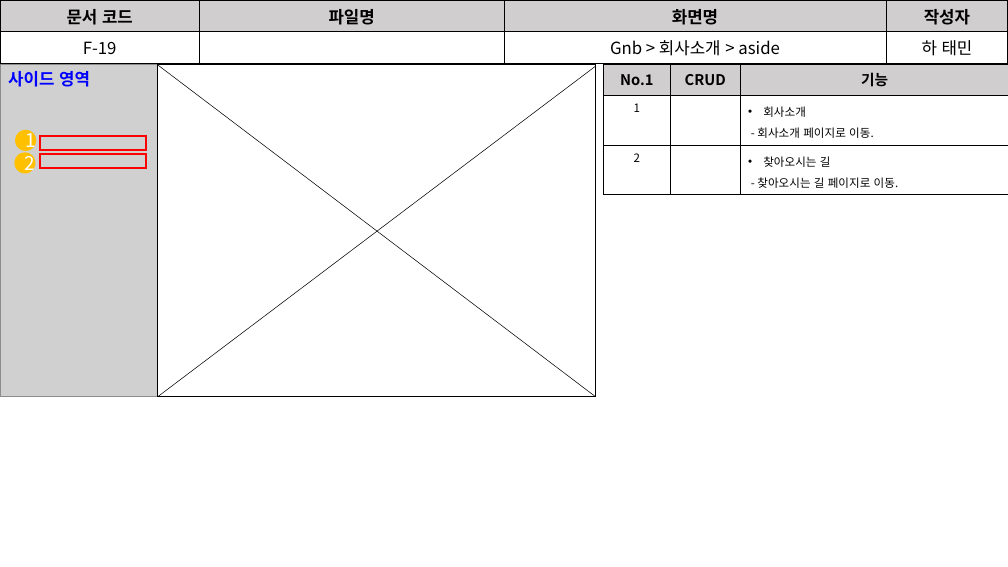
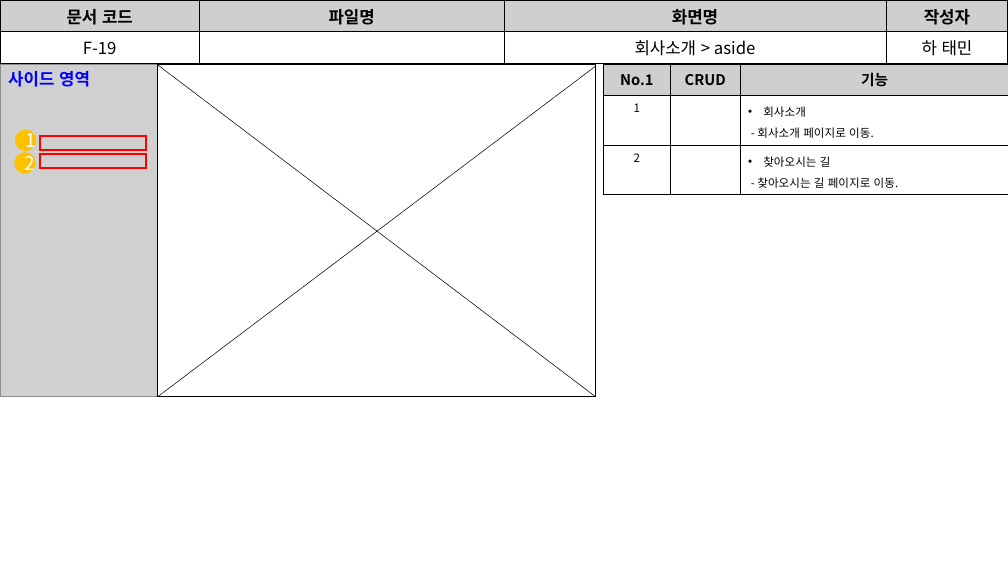
Before and after one commit to David-Ha-1217/Publisher_Portfolio, a slide deck: slide 14 of Documents/화면설계서.pptx. Drawn at 1008x567 pixels with LibreOffice and Linux fonts; fonts in the diff are those of the drawing; grey boxes stand for pictures. Boxes give left, top, right and bottom in pixels: in the first picture for what was removed or moved away, otherwise in the second. Text is boxed around its words. In the diff, an @@ line names an element or a change of style, - is before the commit and + after.

```diff
--- a/Documents/화면설계서.pptx
+++ b/Documents/화면설계서.pptx
@@ table at (0,0,1008,61) @@
-row 2, column 3: Gnb > 회사소개 > aside
+row 2, column 3: 회사소개 > aside
```
Also in this commit, not shown: 7 other slides changed, 2 other files.
